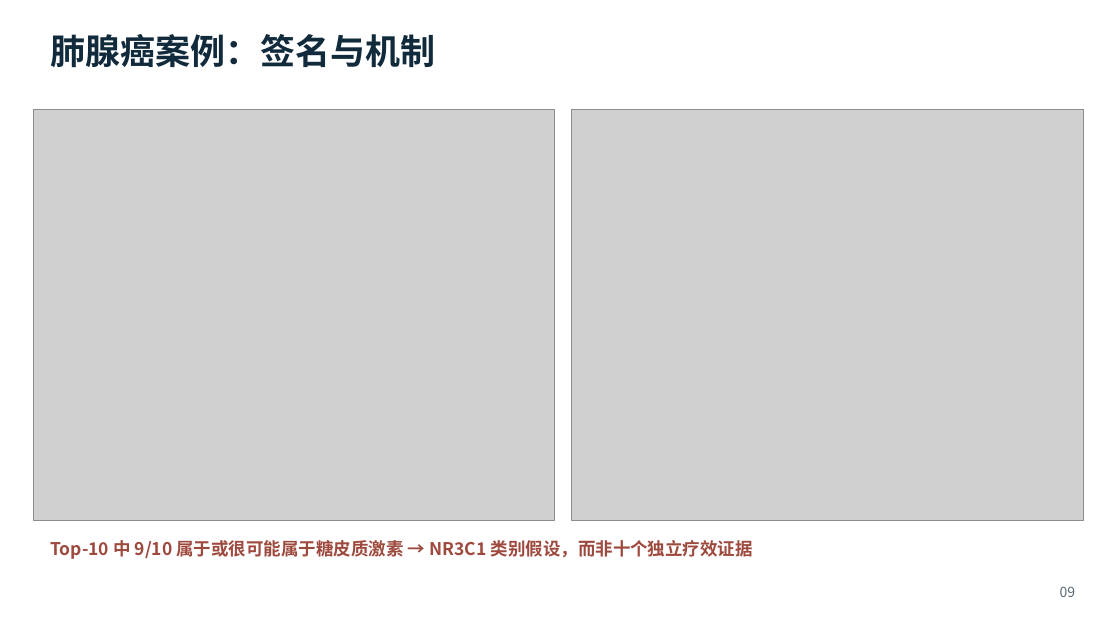
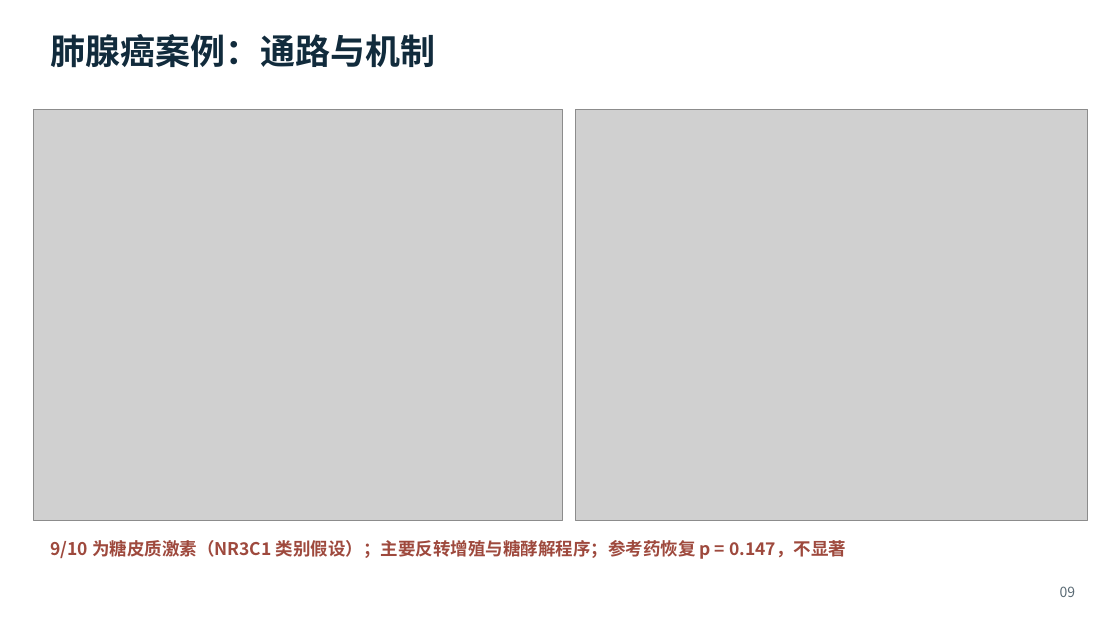
Before and after one commit to cw-jlu/Drug-Repurposing-Agent, a slide deck: slide 9 of deliverables/药物重定位Agent_答辩稿_v7.pptx. Drawn at 1120x630 pixels with LibreOffice and Linux fonts; fonts in the diff are those of the drawing; grey boxes stand for pictures. Boxes give left, top, right and bottom in pixels: in the first picture for what was removed or moved away, otherwise in the second. Text is boxed around its words. In the diff, an @@ line names an element or a change of style, - is before the commit and + after.

```diff
--- a/deliverables/药物重定位Agent_答辩稿_v7.pptx
+++ b/deliverables/药物重定位Agent_答辩稿_v7.pptx
@@ text at <box>50,34,435,68</box>: text changed @@
-肺腺癌案例：签名与机制
+肺腺癌案例：通路与机制
@@ picture: place and size @@
-picture at <box>34,109,555,521</box>
+picture at <box>34,109,563,521</box>
@@ picture: place and size @@
-picture at <box>571,109,1084,521</box>
+picture at <box>576,109,1088,521</box>
@@ text at <box>50,540,846,559</box>: text changed @@
-Top-10 中 9/10 属于或很可能属于糖皮质激素 → NR3C1 类别假设，而非十个独立疗效证据
+9/10 为糖皮质激素（NR3C1 类别假设）；主要反转增殖与糖酵解程序；参考药恢复 p = 0.147，不显著
```
Also in this commit, not shown: 2 other slides changed, 1 other file.
